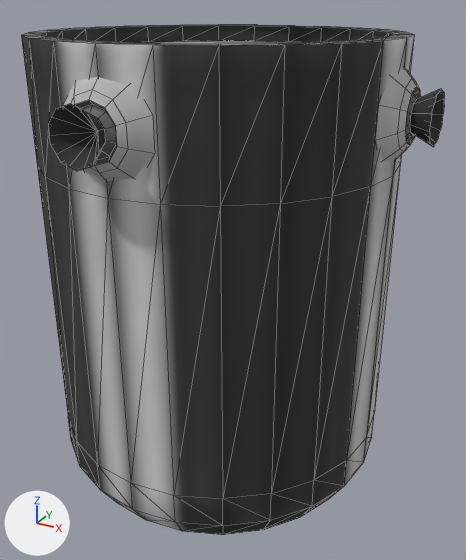
What one commit did to the FBX model Unity/Assets/Models/FCP.FBX.
Camera for both pictures: a 50 mm camera at (0.581, -1.006, 0.469) aimed at (0.028, -0.001, -0.033). Every picture has the same lights, and +X, +Y and +Z are marked at lower left. Mesh edges are drawn as thin lines. Where no turn or scale is listed for an object, it has been applied to the vertices.

Names of what the first picture shows: 'RCSThruster002', 'RCSThruster004', 'base'.
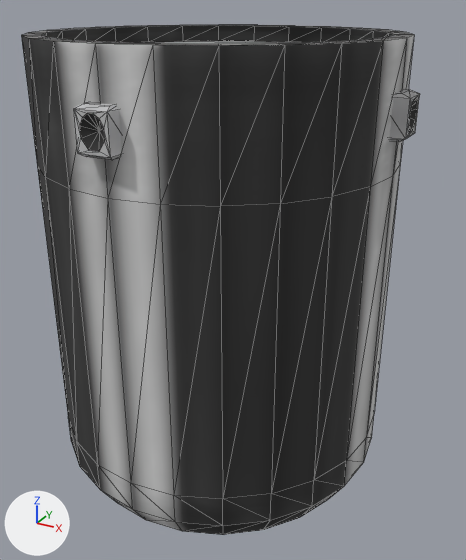
What differs and where, as boxes [x1, y1, x2, y2] in the pictures (466 x 560 px):
'RCSThruster004', deleted: before [48, 77, 154, 181]
'RCSThruster002', deleted: before [376, 68, 444, 161]
'Box118', added: after [74, 102, 122, 160]
'Box121', added: after [390, 89, 420, 142]

Patch to the scene script:
```diff
--- a/Unity/Assets/Models/FCP.FBX.py
+++ b/Unity/Assets/Models/FCP.FBX.py
@@ me_mesh_022_1 @@
+me_mesh_022_1.from_pydata(...)  # 27 vertices, 50 faces; spans x 0.291..0.3387, y -0.0282..0.0282, z -0.0359..0.0357
+me_mesh_022_1.materials.append(mat_mole)
@@ me_mesh_019_1 @@
+me_mesh_019_1.from_pydata(...)  # 27 vertices, 50 faces; spans x -0.0282..0.0282, y -0.3387..-0.291, z -0.0359..0.0357
+me_mesh_019_1.materials.append(mat_mole)
@@ ob_rcsthruster002 @@
-ob_rcsthruster002 = bpy.data.objects.new('RCSThruster002', me_mesh_005)
-ob_rcsthruster002.location = (0.0, 0.0, 0.303)
@@ ob_rcsthruster004 @@
-ob_rcsthruster004 = bpy.data.objects.new('RCSThruster004', me_mesh_007)
-ob_rcsthruster004.location = (0.0, 0.0, 0.303)
@@ ob_box121 @@
+ob_box121 = bpy.data.objects.new('Box121', me_mesh_022_1)
+ob_box121.location = (0.0, 0.0, 0.303)
@@ ob_box118 @@
+ob_box118 = bpy.data.objects.new('Box118', me_mesh_019_1)
+ob_box118.location = (0.0, 0.0, 0.303)
```
